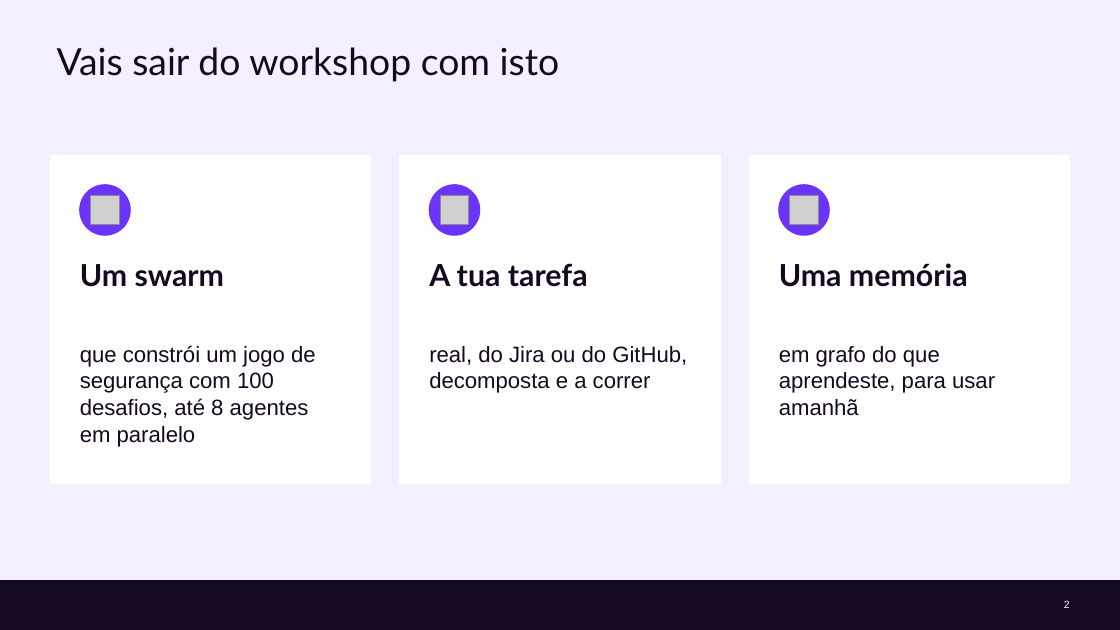
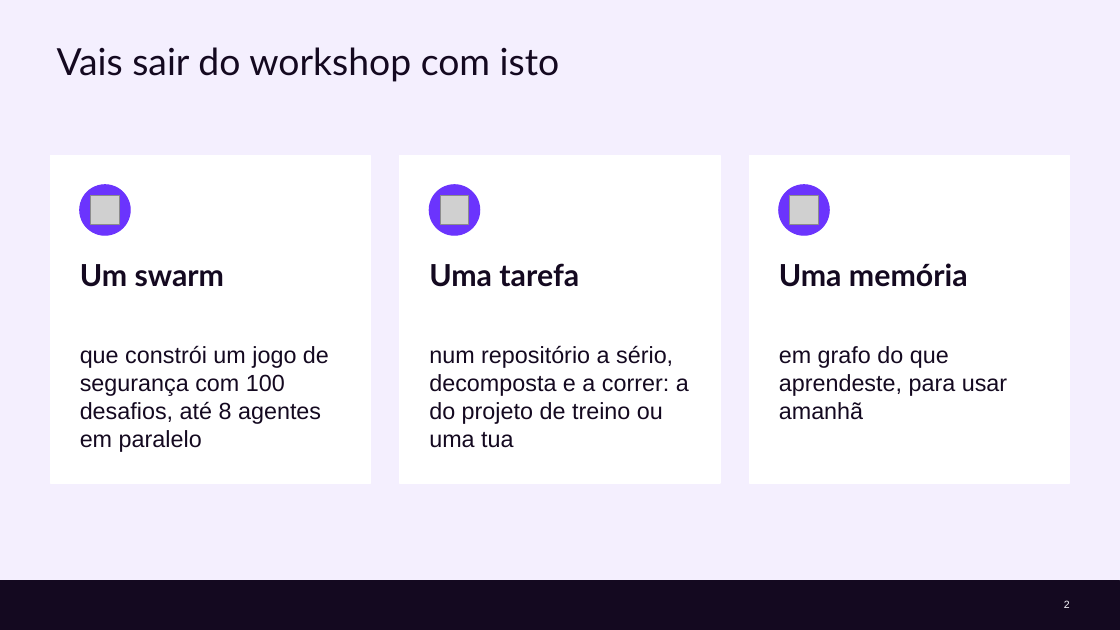
Before and after one commit to cx-guilherme-pinto/workshop-claude, a slide deck: slide 2 of slides/workshop.pptx. Drawn at 1120x630 pixels with LibreOffice and Linux fonts; fonts in the diff are those of the drawing; grey boxes stand for pictures; background and template pictures are left out. Boxes give left, top, right and bottom in pixels: in the first picture for what was removed or moved away, otherwise in the second. Text is boxed around its words. In the diff, an @@ line names an element or a change of style, - is before the commit and + after.

```diff
--- a/slides/workshop.pptx
+++ b/slides/workshop.pptx
@@ text at (429, 263, 579, 287): text changed @@
-A tua tarefa
+Uma tarefa
@@ text "que constrói um jogo de ..." at (80, 345, 329, 452): size 19 to 20 pt @@
@@ text at (429, 345, 689, 448): text changed; size 19 to 20 pt @@
-real, do Jira ou do GitHub, decomposta e a correr
+num repositório a sério, decomposta e a correr: a do projeto de treino ou uma tua
@@ text "em grafo do que aprendeste, ..." at (779, 346, 1007, 420): size 19 to 20 pt @@
```
Also in this commit, not shown: 29 other slides changed, 4 slides added, 7 slides removed, 11 other files.
